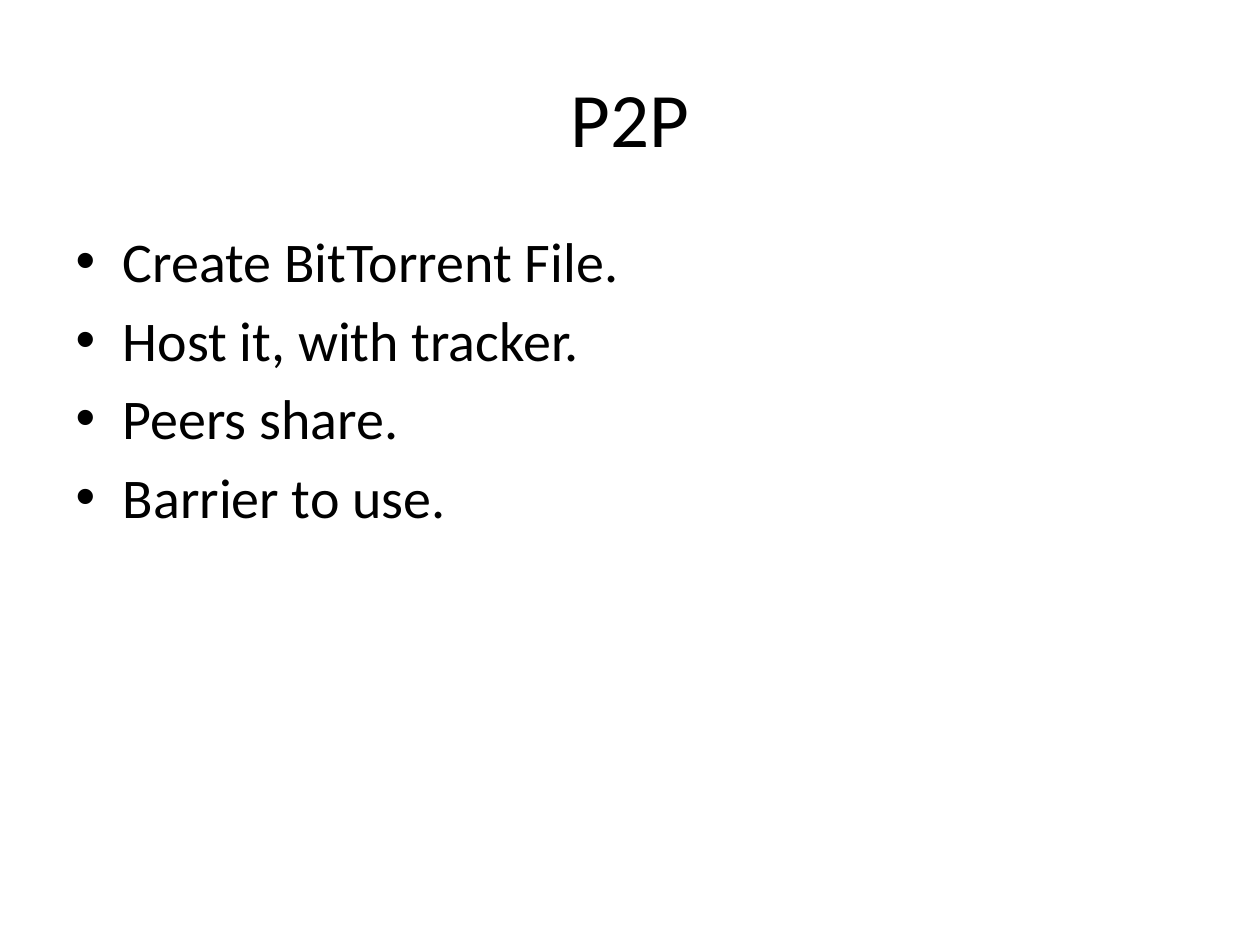
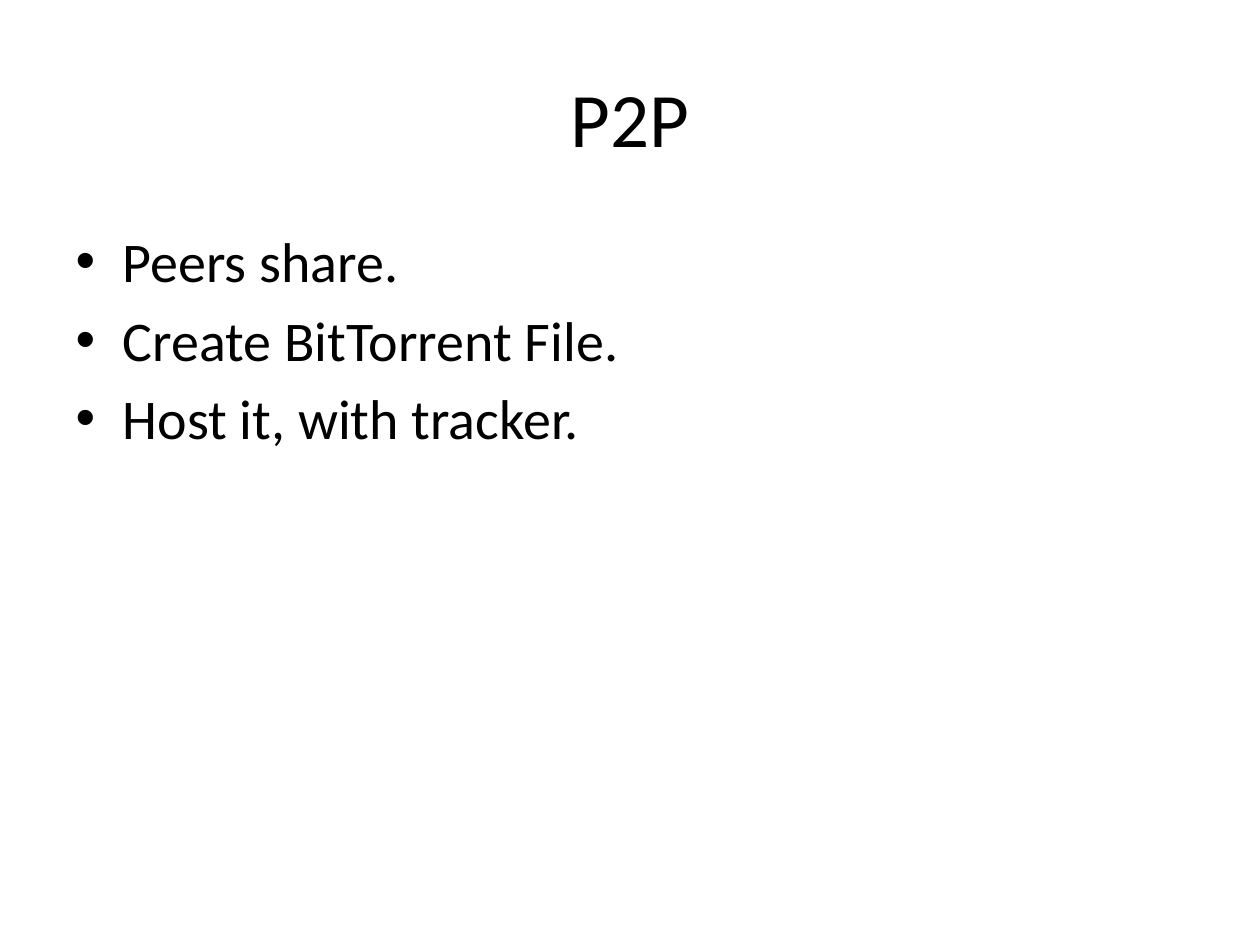
Before and after one commit to rdp/p2pwebclient, a slide deck: slide 7 of thesis_presentation/How to Make the Internet Faster.pptx (slide 6 before the commit). Drawn at 1260x945 pixels with LibreOffice and Linux fonts; fonts in the diff are those of the drawing. Boxes give left, top, right and bottom in pixels: in the first picture for what was removed or moved away, otherwise in the second. Text is boxed around its words. In the diff, an @@ line names an element or a change of style, - is before the commit and + after.

```diff
--- a/thesis_presentation/How to Make the Internet Faster.pptx
+++ b/thesis_presentation/How to Make the Internet Faster.pptx
@@ text at bbox=[123, 243, 399, 283]: paragraph added @@
+• Peers share.
@@ text at bbox=[123, 400, 445, 519]: paragraphs removed @@
-• Peers share.
-• Barrier to use.
```
Also in this commit, not shown: 4 other slides changed, 2 slides added, 1 slide removed, 4 other files.
